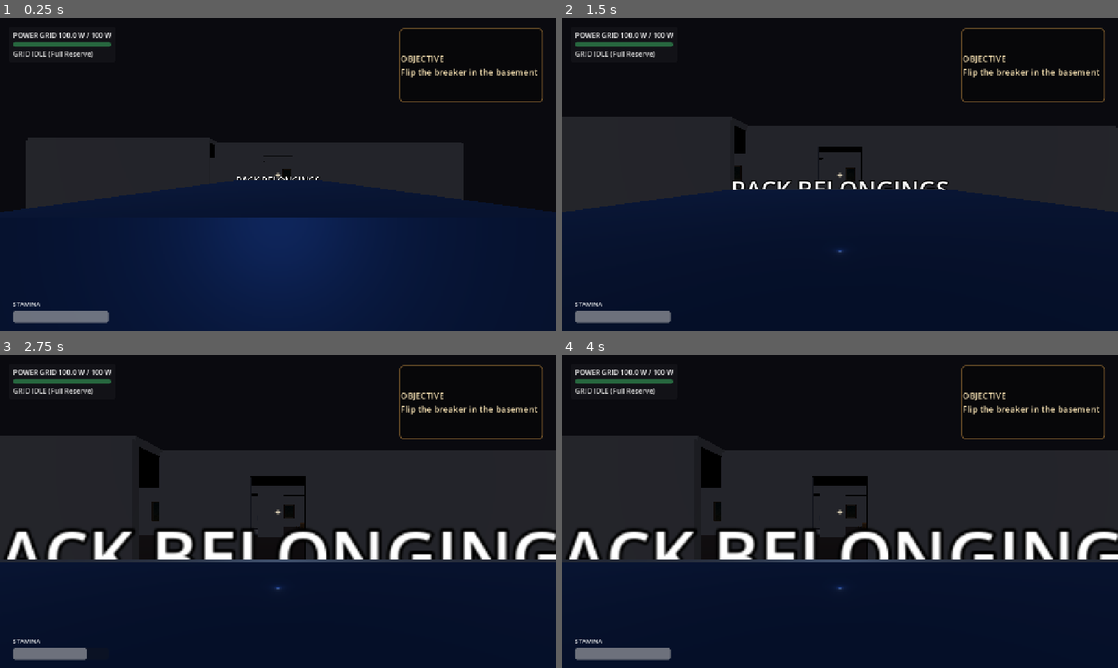
Above: before the commit, frames 1-4 (two rows, left to right).
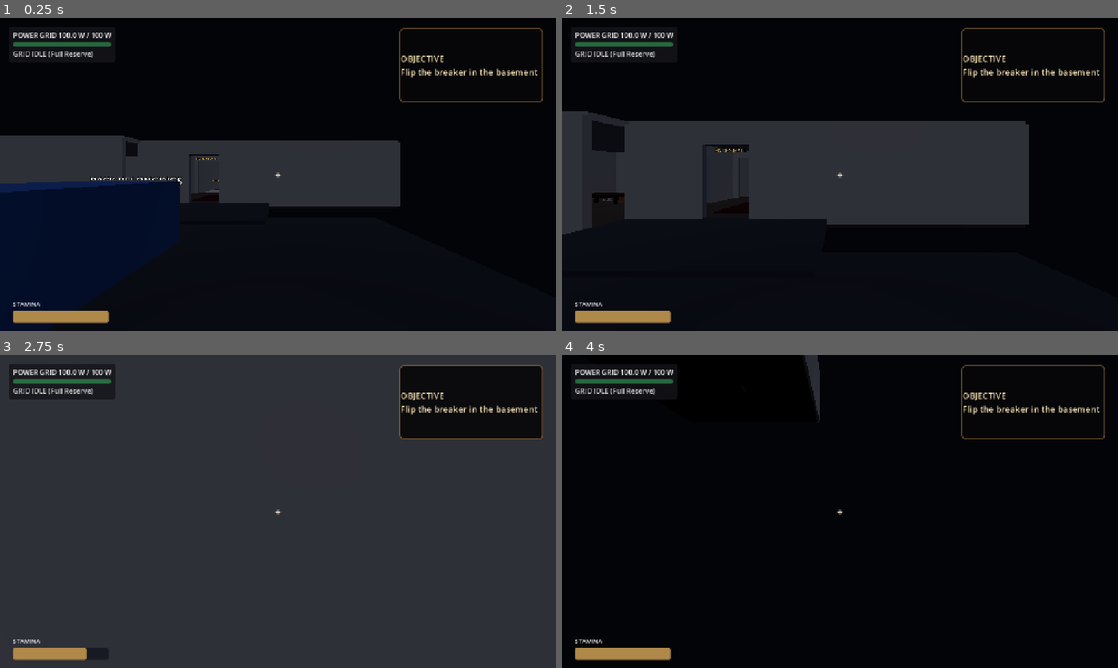
Above: after the commit, the same moments.

Repository: GameDevRocky/project-3
Game: Godot game, scene res://systems/core/main.tscn
The game is run twice, just before and just after one commit, with the same random seed, the same clock (stepped at 60 frames per second) and the same inputs.
Inputs (mouse positions are in pixels of both pictures, inside the frame that each line leads up to):
- Up to frame 1 (0.25 s): no input
- Up to frame 2 (1.5 s): tap Enter (ui_accept) at 0.5, 0.77 s; move the mouse to (867, 174) at 0.52 s; hold E (interact) 0.53-1.28 s; hold W (move_forward) from 0.53 s (still down); click (867, 174) at 0.67 s; move the mouse to (812, 174) at 1.27 s; tap E (interact) at 1.35 s
- Up to frame 3 (2.75 s): keep holding W (move_forward); tap Enter (ui_accept) at 1.52 s; move the mouse to (289, 505) at 2.02 s; hold Shift (sprint) from 2.03 s (still down); tap E (interact) at 2.3 s
- Up to frame 4 (4 s): keep holding W (move_forward); move the mouse to (834, 517) at 2.77 s; release Shift (sprint) at 2.78 s; tap Q at 2.85 s; click (834, 517) at 2.92 s; tap Enter (ui_accept) at 3.02, 3.77 s; tap E (interact) at 3.05, 3.8 s; move the mouse to (878, 514) at 3.52 s; hold Ctrl from 3.53 s (still down)

The runs differ from the first frame. In frame 1, 40% of the frame differs, in the area x 0-100%, y 37-100%; in frame 2, 30%; in frame 3, 63%; in frame 4, 67%, in the area x 0-100%, y 0-100%.

Commit message:
integration: finish GDD presentation and interactions

Diff:
--- a/systems/core/game_coordinator.gd
+++ b/systems/core/game_coordinator.gd
@@ -87,6 +87,7 @@
 		ending_message = "YOU BROUGHT IT WITH YOU\nThe entity escaped inside the portrait."
 	if _player != null:
 		_player.velocity = Vector3.ZERO
+		_player.set_physics_process(false)
 	game_finished.emit(was_safe, ending_message)
 	objective_updated.emit(get_objective_text())
 
--- a/systems/core/game_hud.gd
+++ b/systems/core/game_hud.gd
@@ -98,6 +98,20 @@
 	_stamina_bar.size = Vector2(220.0, 18.0)
 	_stamina_bar.show_percentage = false
 	_stamina_bar.value = 100.0
+	var stamina_background := StyleBoxFlat.new()
+	stamina_background.bg_color = Color(0.08, 0.09, 0.12, 0.88)
+	stamina_background.corner_radius_top_left = 4
+	stamina_background.corner_radius_top_right = 4
+	stamina_background.corner_radius_bottom_left = 4
+	stamina_background.corner_radius_bottom_right = 4
+	var stamina_fill := StyleBoxFlat.new()
+	stamina_fill.bg_color = Color(0.72, 0.56, 0.3, 0.95)
+	stamina_fill.corner_radius_top_left = 4
+	stamina_fill.corner_radius_top_right = 4
+	stamina_fill.corner_radius_bottom_left = 4
+	stamina_fill.corner_radius_bottom_right = 4
+	_stamina_bar.add_theme_stylebox_override("background", stamina_background)
+	_stamina_bar.add_theme_stylebox_override("fill", stamina_fill)
 	root.add_child(_stamina_bar)
 
 	_overlay = ColorRect.new()
--- /dev/null
+++ b/systems/core/house_presentation.gd
@@ -0,0 +1,118 @@
+class_name HousePresentation
+extends Node3D
+
+func _ready() -> void:
+	_configure_environment()
+	_build_entry_hall()
+	_build_parlor()
+	_build_study()
+	_build_dining_room()
+	_build_basement()
+	_build_room_labels()
+
+func _configure_environment() -> void:
+	var root: Node = get_parent()
+	if root == null:
+		return
+	var world_environment: WorldEnvironment = root.get_node_or_null("WorldEnvironment") as WorldEnvironment
+	if world_environment == null:
+		return
+	var environment := Environment.new()
+	environment.background_mode = Environment.BG_COLOR
+	environment.background_color = Color(0.012, 0.016, 0.026)
+	environment.ambient_light_source = Environment.AMBIENT_SOURCE_COLOR
+	environment.ambient_light_color = Color(0.22, 0.26, 0.34)
+	environment.ambient_light_energy = 0.14
+	environment.tonemap_mode = Environment.TONE_MAPPER_FILMIC
+	world_environment.environment = environment
+
+func _build_entry_hall() -> void:
+	_add_box("EntryRug", Vector3(2.3, 0.035, 3.2), Vector3(0.0, 0.23, -2.8), Color(0.22, 0.055, 0.045))
+	_add_box("EntryConsole", Vector3(1.8, 0.12, 0.45), Vector3(1.65, 0.9, -4.8), Color(0.22, 0.11, 0.045))
+	for x: float in [1.0, 2.3]:
+		_add_box("ConsoleLeg", Vector3(0.12, 0.85, 0.12), Vector3(x, 0.48, -4.8), Color(0.18, 0.075, 0.025))
+	_add_cylinder("CoatRack", 0.08, 2.25, Vector3(-1.9, 1.25, -1.1), Color(0.16, 0.08, 0.035))
+
+func _build_parlor() -> void:
+	_add_box("SofaBase", Vector3(2.8, 0.55, 0.9), Vector3(-8.4, 0.52, -1.5), Color(0.24, 0.13, 0.14))
+	_add_box("SofaBack", Vector3(2.8, 1.15, 0.25), Vector3(-8.4, 1.12, -1.88), Color(0.28, 0.15, 0.16))
+	_add_box("SofaArm", Vector3(0.28, 0.78, 0.95), Vector3(-9.82, 0.7, -1.5), Color(0.2, 0.1, 0.11))
+	_add_box("SofaArm", Vector3(0.28, 0.78, 0.95), Vector3(-6.98, 0.7, -1.5), Color(0.2, 0.1, 0.11))
+	_add_box("CoffeeTable", Vector3(2.1, 0.13, 1.05), Vector3(-7.8, 0.62, -3.6), Color(0.19, 0.095, 0.035))
+	for x: float in [-8.65, -6.95]:
+		for z: float in [-3.95, -3.25]:
+			_add_box("TableLeg", Vector3(0.1, 0.52, 0.1), Vector3(x, 0.35, z), Color(0.14, 0.06, 0.02))
+
+func _build_study() -> void:
+	_add_box("StudyDesk", Vector3(2.6, 0.14, 1.0), Vector3(6.2, 0.92, -4.7), Color(0.2, 0.1, 0.04))
+	for x: float in [5.1, 7.3]:
+		_add_box("DeskLeg", Vector3(0.16, 0.82, 0.16), Vector3(x, 0.48, -4.7), Color(0.14, 0.065, 0.025))
+	for z: float in [-1.1, -2.45, -3.8, -5.15]:
+		_add_box("Bookshelf", Vector3(0.45, 2.35, 1.0), Vector3(8.55, 1.3, z), Color(0.18, 0.085, 0.03))
+		for shelf_y: float in [0.55, 1.15, 1.75, 2.35]:
+			_add_box("Books", Vector3(0.48, 0.24, 0.82), Vector3(8.27, shelf_y, z), Color(0.32, 0.12 + shelf_y * 0.03, 0.07))
+
+func _build_dining_room() -> void:
+	_add_box("DiningTable", Vector3(3.6, 0.16, 1.55), Vector3(1.2, 0.92, -9.7), Color(0.19, 0.085, 0.028))
+	for x: float in [-0.25, 2.65]:
+		for z: float in [-10.25, -9.15]:
+			_add_box("DiningLeg", Vector3(0.16, 0.82, 0.16), Vector3(x, 0.48, z), Color(0.13, 0.052, 0.016))
+	for chair_position: Vector3 in [Vector3(-0.2, 0.5, -8.5), Vector3(1.2, 0.5, -8.5), Vector3(2.6, 0.5, -8.5), Vector3(-0.2, 0.5, -10.9), Vector3(1.2, 0.5, -10.9), Vector3(2.6, 0.5, -10.9)]:
+		_add_box("DiningChair", Vector3(0.62, 0.12, 0.62), chair_position, Color(0.21, 0.09, 0.03))
+		_add_box("ChairBack", Vector3(0.62, 0.92, 0.12), chair_position + Vector3(0.0, 0.48, 0.25 if chair_position.z < -9.7 else -0.25), Color(0.17, 0.065, 0.02))
+
+func _build_basement() -> void:
+	for y: float in [-3.0, -2.15, -1.3]:
+		_add_box("UtilityShelf", Vector3(2.5, 0.1, 0.65), Vector3(-4.5, y, -14.8), Color(0.16, 0.17, 0.18))
+	for x: float in [-5.55, -3.45]:
+		_add_box("ShelfPost", Vector3(0.1, 2.5, 0.1), Vector3(x, -2.2, -14.8), Color(0.13, 0.14, 0.15))
+	_add_cylinder("BasementPipe", 0.12, 6.5, Vector3(1.55, -1.8, -12.0), Color(0.25, 0.22, 0.18), Vector3(PI * 0.5, 0.0, 0.0))
+
+func _build_room_labels() -> void:
+	_add_label("ENTRY HALL", Vector3(0.0, 2.35, -0.18), 0.0)
+	_add_label("PARLOR", Vector3(-3.12, 2.35, -2.1), -PI * 0.5)
+	_add_label("STUDY", Vector3(3.12, 2.35, -2.1), PI * 0.5)
+	_add_label("DINING ROOM", Vector3(1.0, 2.35, -6.12), 0.0)
+	_add_label("BASEMENT", Vector3(-1.8, 1.1, -7.85), PI)
+
+func _add_box(node_name: String, size: Vector3, location: Vector3, color: Color) -> void:
+	var visual := MeshInstance3D.new()
+	visual.name = node_name
+	var mesh := BoxMesh.new()
+	mesh.size = size
+	visual.mesh = mesh
+	visual.material_override = _material(color)
+	visual.position = location
+	add_child(visual)
+
+func _add_cylinder(node_name: String, radius: float, height: float, location: Vector3, color: Color, rotation_value: Vector3 = Vector3.ZERO) -> void:
+	var visual := MeshInstance3D.new()
+	visual.name = node_name
+	var mesh := CylinderMesh.new()
+	mesh.top_radius = radius
+	mesh.bottom_radius = radius
+	mesh.height = height
+	visual.mesh = mesh
+	visual.material_override = _material(color)
+	visual.position = location
+	visual.rotation = rotation_value
+	add_child(visual)
+
+func _add_label(text_value: String, location: Vector3, yaw: float) -> void:
+	var label := Label3D.new()
+	label.name = "%sLabel" % text_value.replace(" ", "")
+	label.text = text_value
+	label.font_size = 42
+	label.outline_size = 8
+	label.pixel_size = 0.004
+	label.modulate = Color(0.58, 0.43, 0.25)
+	label.position = location
+	label.rotation.y = yaw
+	add_child(label)
+
+func _material(color: Color) -> StandardMaterial3D:
+	var material := StandardMaterial3D.new()
+	material.albedo_color = color
+	material.roughness = 0.86
+	material.metallic = 0.04
+	return material
--- a/systems/core/main.tscn
+++ b/systems/core/main.tscn
@@ -12,6 +12,8 @@
 [ext_resource type="Script" path="res://systems/core/game_hud.gd" id="10_hud"]
 [ext_resource type="PackedScene" path="res://systems/player/carryable_item.tscn" id="11_item"]
 [ext_resource type="PackedScene" path="res://systems/player/car_trunk.tscn" id="12_trunk"]
+[ext_resource type="Script" path="res://systems/core/house_presentation.gd" id="13_presentation"]
+[ext_resource type="Script" path="res://systems/core/procedural_audio.gd" id="14_audio"]
 
 [sub_resource type="StandardMaterial3D" id="Mat_Driveway"]
 albedo_color = Color(0.2, 0.2, 0.22, 1)
@@ -339,10 +341,16 @@
 portrait_id = &"dining_1"
 room_id = 3
 
+[node name="Painting_Basement_1" parent="PortraitSystem" instance=ExtResource("3_painting")]
+transform = Transform3D(-1, 0, 8.74228e-08, 0, 1, 0, -8.74228e-08, 0, -1, -5.85, -2.1, -12.0)
+portrait_id = &"basement_1"
+room_id = 4
+portrait_tint = Color(0.43, 0.5, 0.46, 1)
+
 [node name="ElectricalSystem" parent="." unique_id=1849203810 instance=ExtResource("5_electrical")]
 
 [node name="PlayerController" parent="." unique_id=664864773 instance=ExtResource("4_player")]
-transform = Transform3D(1, 0, 0, 0, 1, 0, 0, 0, 1, 0, 0.2, 10)
+transform = Transform3D(1, 0, 0, 0, 1, 0, 0, 0, 1, 3.4, 0.2, 9.5)
 
 [node name="GhostMonster" parent="." instance=ExtResource("8_ghost")]
 transform = Transform3D(1, 0, 0, 0, 1, 0, 0, 0, 1, -2, -3.35, -13.5)
@@ -457,3 +465,9 @@
 
 [node name="GameHUD" type="CanvasLayer" parent="."]
 script = ExtResource("10_hud")
+
+[node name="HousePresentation" type="Node3D" parent="."]
+script = ExtResource("13_presentation")
+
+[node name="ProceduralAudio" type="Node3D" parent="."]
+script = ExtResource("14_audio")
--- /dev/null
+++ b/systems/core/procedural_audio.gd
@@ -0,0 +1,130 @@
+class_name ProceduralAudio
+extends Node3D
+
+var _unlocked: bool = false
+var _ambient_player: AudioStreamPlayer = null
+var _cue_player: AudioStreamPlayer = null
+var _ghost_player: AudioStreamPlayer3D = null
+var _ghost: GhostMonster = null
+
+func _ready() -> void:
+	_build_players()
+	call_deferred("_connect_gameplay")
+
+func _process(_delta: float) -> void:
+	if _ghost != null and is_instance_valid(_ghost) and _ghost_player != null:
+		_ghost_player.global_position = _ghost.global_position
+
+func _build_players() -> void:
+	_ambient_player = AudioStreamPlayer.new()
+	_ambient_player.name = "AmbientDrone"
+	_ambient_player.volume_db = -27.0
+	_ambient_player.stream = _make_wave(46.0, 2.0, 0.13, true, 0.18)
+	add_child(_ambient_player)
+	_cue_player = AudioStreamPlayer.new()
+	_cue_player.name = "InteractionCues"
+	_cue_player.volume_db = -11.0
+	add_child(_cue_player)
+	_ghost_player = AudioStreamPlayer3D.new()
+	_ghost_player.name = "GhostCues"
+	_ghost_player.volume_db = -5.0
+	_ghost_player.max_distance = 24.0
+	_ghost_player.unit_size = 4.0
+	add_child(_ghost_player)
+
+func _connect_gameplay() -> void:
+	if get_tree() == null:
+		return
+	var player: PlayerController = get_tree().get_first_node_in_group("player") as PlayerController
+	_ghost = get_tree().get_first_node_in_group("ghost") as GhostMonster
+	var breaker: BreakerPanel = get_tree().get_first_node_in_group("breaker_panel") as BreakerPanel
+	var coordinator: GameCoordinator = get_tree().get_first_node_in_group("game_coordinator") as GameCoordinator
+	if player != null:
+		if not player.interaction_performed.is_connected(_unlock_audio):
+			player.interaction_performed.connect(_unlock_audio)
+		if not player.item_packed.is_connected(_on_item_packed):
+			player.item_packed.connect(_on_item_packed)
+		if not player.player_died.is_connected(_on_player_died):
+			player.player_died.connect(_on_player_died)
+	if breaker != null and not breaker.breaker_interacted.is_connected(_on_breaker):
+		breaker.breaker_interacted.connect(_on_breaker)
+	if _ghost != null:
+		if not _ghost.ghost_entered_painting.is_connected(_on_ghost_entered_painting):
+			_ghost.ghost_entered_painting.connect(_on_ghost_entered_painting)
+		if not _ghost.ghost_exited_painting.is_connected(_on_ghost_exited_painting):
+			_ghost.ghost_exited_painting.connect(_on_ghost_exited_painting)
+		if not _ghost.ghost_chase_started.is_connected(_on_ghost_chase):
+			_ghost.ghost_chase_started.connect(_on_ghost_chase)
+	if coordinator != null:
+		if not coordinator.climax_began.is_connected(_on_climax):
+			coordinator.climax_began.connect(_on_climax)
+		if not coordinator.game_finished.is_connected(_on_game_finished):
+			coordinator.game_finished.connect(_on_game_finished)
+
+func _unlock_audio() -> void:
+	if _unlocked:
+		return
+	_unlocked = true
+	_ambient_player.play()
+	_play_cue(220.0, 0.09, 0.18)
+
+func _on_breaker(_state: GameTypes.BreakerState) -> void:
+	_play_cue(72.0, 0.42, 0.5)
+
+func _on_item_packed(_item_type: GameTypes.CarriedItemType) -> void:
+	_play_cue(118.0, 0.2, 0.38)
+
+func _on_ghost_entered_painting(_painting_id: StringName) -> void:
+	_play_ghost_cue(165.0, 0.48, 0.34, 0.7)
+
+func _on_ghost_exited_painting(_painting_id: StringName) -> void:
+	_play_ghost_cue(84.0, 0.6, 0.42, 0.9)
+
+func _on_ghost_chase() -> void:
+	_play_ghost_cue(54.0, 0.85, 0.5, 0.45)
+
+func _on_climax() -> void:
+	_play_cue(48.0, 1.05, 0.65)
+
+func _on_player_died() -> void:
+	_play_cue(39.0, 1.2, 0.8)
+
+func _on_game_finished(won: bool, _message: String) -> void:
+	_play_cue(330.0 if won else 42.0, 1.15, 0.55)
+
+func _play_cue(frequency: float, duration: float, amplitude: float) -> void:
+	if not _unlocked or _cue_player == null:
+		return
+	_cue_player.stream = _make_wave(frequency, duration, amplitude, false, 0.32)
+	_cue_player.play()
+
+func _play_ghost_cue(frequency: float, duration: float, amplitude: float, noise_mix: float) -> void:
+	if not _unlocked or _ghost_player == null:
+		return
+	_ghost_player.stream = _make_wave(frequency, duration, amplitude, false, noise_mix)
+	_ghost_player.play()
+
+func _make_wave(frequency: float, duration: float, amplitude: float, looping: bool, noise_mix: float) -> AudioStreamWAV:
+	var sample_rate: int = 22050
+	var sample_count: int = maxi(1, int(duration * sample_rate))
+	var bytes := PackedByteArray()
+	bytes.resize(sample_count * 2)
+	var random := RandomNumberGenerator.new()
+	random.seed = 440
+	for sample_index: int in range(sample_count):
+		var time_value: float = float(sample_index) / float(sample_rate)
+		var envelope: float = 1.0 if looping else minf(1.0, float(sample_count - sample_index) / maxf(1.0, float(sample_count) * 0.18))
+		var tone: float = sin(TAU * frequency * time_value) * (1.0 - noise_mix)
+		var noise: float = random.randf_range(-1.0, 1.0) * noise_mix
+		var value: int = clampi(int((tone + noise) * amplitude * envelope * 32767.0), -32768, 32767)
+		bytes.encode_s16(sample_index * 2, value)
+	var stream := AudioStreamWAV.new()
+	stream.format = AudioStreamWAV.FORMAT_16_BITS
+	stream.mix_rate = sample_rate
+	stream.stereo = false
+	stream.data = bytes
+	if looping:
+		stream.loop_mode = AudioStreamWAV.LOOP_FORWARD
+		stream.loop_begin = 0
+		stream.loop_end = sample_count
+	return stream
--- a/systems/electrical/electrical_system.gd
+++ b/systems/electrical/electrical_system.gd
@@ -33,6 +33,8 @@
 
 ## Optional references to visual OmniLight3D fixtures
 var _light_fixtures: Dictionary[int, Node3D] = {}
+var _flicker_remaining: Dictionary[int, float] = {}
+var _low_voltage_flicker_armed: bool = true
 
 func _ready() -> void:
 	add_to_group("electrical_system")
@@ -42,6 +44,7 @@
 func _process(delta: float) -> void:
 	if breaker_state == GameTypes.BreakerState.TRIPPED:
 		return
+	_update_flickers(delta)
 
 	var lit_count: int = get_lit_room_count()
 	if lit_count > 0:
@@ -49,6 +52,11 @@
 		power_meter_updated.emit(current_power, max_power)
 		if current_power < 15.0:
 			_update_fixture_energies()
+			if _low_voltage_flicker_armed:
+				_low_voltage_flicker_armed = false
+				for room_id: int in _room_states.keys():
+					if _room_states[room_id] == GameTypes.LightState.ON:
+						trigger_flicker(room_id as GameTypes.RoomId, 1.2)
 		if current_power <= 0.0:
 			trip_breaker()
 	else:
@@ -57,6 +65,8 @@
 			power_meter_updated.emit(current_power, max_power)
 			if current_power >= 15.0:
 				_update_fixture_energies()
+			if current_power >= 20.0:
+				_low_voltage_flicker_armed = true
 
 ## Returns the current light state of a given room
 func get_room_light_state(room_id: GameTypes.RoomId) -> GameTypes.LightState:
@@ -132,6 +142,41 @@
 
 	for room_id in [GameTypes.RoomId.ENTRY_HALL, GameTypes.RoomId.PARLOR, GameTypes.RoomId.STUDY, GameTypes.RoomId.DINING_ROOM, GameTypes.RoomId.BASEMENT]:
 		set_room_light(room_id, true)
+
+func trigger_flicker(room_id: GameTypes.RoomId, duration: float = 1.2) -> bool:
+	if breaker_state == GameTypes.BreakerState.TRIPPED or not _room_states.has(room_id):
+		return false
+	if _room_states[room_id] != GameTypes.LightState.ON and _room_states[room_id] != GameTypes.LightState.FLICKERING:
+		return false
+	_room_states[room_id] = GameTypes.LightState.FLICKERING
+	_flicker_remaining[room_id] = maxf(0.05, duration)
+	light_state_changed.emit(room_id, GameTypes.LightState.FLICKERING)
+	return true
+
+func blow_bulb(room_id: GameTypes.RoomId, fixture_id: StringName) -> bool:
+	if not _room_states.has(room_id):
+		return false
+	_flicker_remaining.erase(room_id)
+	_room_states[room_id] = GameTypes.LightState.OFF
+	_sync_fixture(room_id, false)
+	light_state_changed.emit(room_id, GameTypes.LightState.OFF)
+	bulb_blown.emit(room_id, fixture_id)
+	return true
+
+func _update_flickers(delta: float) -> void:
+	for room_key: int in _flicker_remaining.keys():
+		var remaining: float = _flicker_remaining[room_key] - delta
+		if remaining <= 0.0:
+			_flicker_remaining.erase(room_key)
+			if breaker_state == GameTypes.BreakerState.OPERATIONAL:
+				_room_states[room_key] = GameTypes.LightState.ON
+				_sync_fixture(room_key as GameTypes.RoomId, true)
+				light_state_changed.emit(room_key as GameTypes.RoomId, GameTypes.LightState.ON)
+		else:
+			_flicker_remaining[room_key] = remaining
+			var fixture: Node3D = _light_fixtures.get(room_key)
+			if fixture != null and "visible" in fixture:
+				fixture.visible = fmod(remaining * 19.0, 1.0) > 0.22
 
 func _bind_scene_fixtures() -> void:
 	var root: Node = get_tree().current_scene if get_tree() != null else null
--- a/systems/electrical/power_meter_hud.gd
+++ b/systems/electrical/power_meter_hud.gd
@@ -96,18 +96,19 @@
 		if status_label != null:
 			status_label.text = "DRAINING: -%.1f W/s (%d %s)" % [drain_rate, lit_rooms, "room" if lit_rooms == 1 else "rooms"]
 		if warning_banner != null:
-			if current_watts < 15.0:
+			if current_watts < 25.0:
 				warning_banner.visible = true
-				warning_banner.text = "⚡ LOW VOLTAGE WARNING - GRID OVERLOAD IMMINENT"
+				warning_banner.text = "⚡ CRITICAL VOLTAGE — LIGHTS DESTABILIZING" if current_watts < 10.0 else "⚡ LOW VOLTAGE WARNING"
 			else:
 				warning_banner.visible = false
 
 		if power_bar != null:
-			if current_watts < 15.0:
+			if current_watts < 10.0:
 				power_bar.modulate = Color(1.0, 0.25, 0.25)
 				if status_label != null:
-					status_label.modulate = Color(1.0, 0.3, 0.3)
-			elif current_watts < 30.0:
+					var flash_alpha: float = 0.45 + 0.55 * absf(sin(Time.get_ticks_msec() * 0.012))
+					status_label.modulate = Color(1.0, 0.3, 0.3, flash_alpha)
+			elif current_watts < 25.0:
 				power_bar.modulate = Color(1.0, 0.75, 0.2)
 				if status_label != null:
 					status_label.modulate = Color(1.0, 0.8, 0.3)
--- /dev/null
+++ b/systems/portraits/portrait_interactable.gd
@@ -0,0 +1,29 @@
+class_name PortraitInteractable
+extends StaticBody3D
+
+const GameTypes = preload("res://systems/shared/game_types.gd")
+
+@onready var painting: PortraitPainting = get_parent() as PortraitPainting
+
+func _ready() -> void:
+	add_to_group("interactables")
+	collision_layer = 1
+	collision_mask = 0
+	var collision: CollisionShape3D = get_node_or_null("CollisionShape3D") as CollisionShape3D
+	if painting != null and collision != null and collision.shape is BoxShape3D:
+		(collision.shape as BoxShape3D).size = Vector3(painting.painting_size.x + 0.2, painting.painting_size.y + 0.2, 0.22)
+
+func interact(actor: Node = null) -> void:
+	if painting != null and actor != null and actor.has_method("interact_with_portrait"):
+		actor.call("interact_with_portrait", painting)
+
+func get_interaction_prompt(actor: Node = null) -> String:
+	if painting == null:
+		return "Old portrait"
+	var has_sheet: bool = false
+	var boxes_loaded: bool = false
+	if actor != null and actor.has_method("get_carried_item"):
+		has_sheet = actor.call("get_carried_item") == GameTypes.CarriedItemType.DUST_SHEET
+	if actor is PlayerController:
+		boxes_loaded = (actor as PlayerController).boxes_packed_count >= 4
+	return painting.get_interaction_prompt(has_sheet, boxes_loaded)
--- a/systems/portraits/portrait_painting.gd
+++ b/systems/portraits/portrait_painting.gd
@@ -129,7 +129,7 @@
 	return is_family_portrait and not is_occupied
 
 func _build_visuals() -> void:
-	if get_child_count() > 0:
+	if get_node_or_null("Canvas") != null:
 		return
 	var w: float = painting_size.x
 	var h: float = painting_size.y
--- a/systems/portraits/portrait_painting.tscn
+++ b/systems/portraits/portrait_painting.tscn
@@ -1,6 +1,19 @@
-[gd_scene load_steps=2 format=3]
+[gd_scene load_steps=4 format=3]
 
 [ext_resource type="Script" path="res://systems/portraits/portrait_painting.gd" id="1"]
+[ext_resource type="Script" path="res://systems/portraits/portrait_interactable.gd" id="2_interactable"]
+
+[sub_resource type="BoxShape3D" id="Shape_portrait"]
+size = Vector3(1.05, 1.3, 0.22)
 
 [node name="PortraitPainting" type="Node3D"]
 script = ExtResource("1")
+
+[node name="InteractionBody" type="StaticBody3D" parent="."]
+position = Vector3(0, 0, 0.05)
+collision_layer = 1
+collision_mask = 0
+script = ExtResource("2_interactable")
+
+[node name="CollisionShape3D" type="CollisionShape3D" parent="InteractionBody"]
+shape = SubResource("Shape_portrait")
--- a/tests/core/test_house_layout.gd
+++ b/tests/core/test_house_layout.gd
@@ -75,3 +75,16 @@
 	var switches = sockets.get_node_or_null("SwitchSockets")
 	assert_not_null(switches, "SwitchSockets must exist")
 	assert_eq(switches.get_child_count(), 5, "Must have 5 room wall switches")
+
+func test_complete_gameplay_nodes_exist() -> void:
+	var scene_res = load(MAIN_SCENE_PATH)
+	var instance = scene_res.instantiate()
+	add_child_autoqfree(instance)
+	assert_not_null(instance.get_node_or_null("GameCoordinator"))
+	assert_not_null(instance.get_node_or_null("GameHUD"))
+	assert_not_null(instance.get_node_or_null("GhostMonster"))
+	assert_not_null(instance.get_node_or_null("HousePresentation"))
+	assert_not_null(instance.get_node_or_null("ProceduralAudio"))
+	assert_not_null(instance.get_node_or_null("Sockets/CarSocket/CarTrunk"))
+	assert_not_null(instance.get_node_or_null("Sockets/MovingBoxSockets/DustSheet"))
+	assert_true(instance.get_node("Sockets/MovingBoxSockets/Box_LivingRoom") is CarryableItem)
--- a/tests/electrical/test_electrical_system.gd
+++ b/tests/electrical/test_electrical_system.gd
@@ -131,3 +131,17 @@
 	# Breaker trips -> room becomes dark again -> ghost resumes roaming
 	electrical.trip_breaker()
 	assert_false(electrical.is_room_lit(GameTypes.RoomId.BASEMENT), "Breaker tripped, basement is dark again, ghost unfreezes")
+
+func test_paranormal_flicker_temporarily_preserves_a_lit_room() -> void:
+	var electrical: ElectricalSystem = ElectricalSystemScript.new()
+	add_child_autoqfree(electrical)
+	electrical.set_room_light(GameTypes.RoomId.STUDY, true)
+
+	assert_true(electrical.has_method("trigger_flicker"))
+	if not electrical.has_method("trigger_flicker"):
+		return
+	assert_true(electrical.trigger_flicker(GameTypes.RoomId.STUDY, 0.25))
+	assert_eq(electrical.get_room_light_state(GameTypes.RoomId.STUDY), GameTypes.LightState.FLICKERING)
+	assert_true(electrical.is_room_lit(GameTypes.RoomId.STUDY), "Flickering light remains a light barrier")
+	electrical._process(0.3)
+	assert_eq(electrical.get_room_light_state(GameTypes.RoomId.STUDY), GameTypes.LightState.ON)
--- /dev/null
+++ b/tests/portraits/test_portrait_interaction.gd
@@ -0,0 +1,34 @@
+extends GutTest
+
+const PortraitPaintingScene = preload("res://systems/portraits/portrait_painting.tscn")
+const PlayerControllerScene = preload("res://systems/player/player_controller.tscn")
+
+func test_production_portrait_has_raycast_interaction_body() -> void:
+	var painting: PortraitPainting = PortraitPaintingScene.instantiate()
+	add_child_autoqfree(painting)
+	var interaction_body: Node = painting.get_node_or_null("InteractionBody")
+	assert_not_null(interaction_body, "Production paintings need a collider for the player's raycast")
+	if interaction_body == null:
+		return
+	assert_true(interaction_body is StaticBody3D)
+	assert_true(interaction_body.has_method("interact"))
+	assert_true(interaction_body.has_method("get_interaction_prompt"))
+
+func test_raycast_adapter_transfers_carried_sheet_to_painting() -> void:
+	var root := Node3D.new()
+	add_child_autoqfree(root)
+	var player: PlayerController = PlayerControllerScene.instantiate()
+	root.add_child(player)
+	var painting: PortraitPainting = PortraitPaintingScene.instantiate()
+	painting.portrait_id = &"adapter_test"
+	root.add_child(painting)
+	var sheet := Node3D.new()
+	root.add_child(sheet)
+	assert_true(player.try_pick_up_item(sheet, GameTypes.CarriedItemType.DUST_SHEET))
+	var interaction_body: Node = painting.get_node_or_null("InteractionBody")
+	assert_not_null(interaction_body)
+	if interaction_body == null or not interaction_body.has_method("interact"):
+		return
+	interaction_body.call("interact", player)
+	assert_true(painting.is_covered)
+	assert_eq(player.get_carried_item(), GameTypes.CarriedItemType.NONE)
Not shown, added: systems/core/house_presentation.gd.uid
Not shown, added: systems/core/procedural_audio.gd.uid
Not shown, added: systems/portraits/portrait_interactable.gd.uid
Not shown, added: tests/portraits/test_portrait_interaction.gd.uid
Not shown, changed: docs/features/integration/06-complete-gdd/03-todo.md
